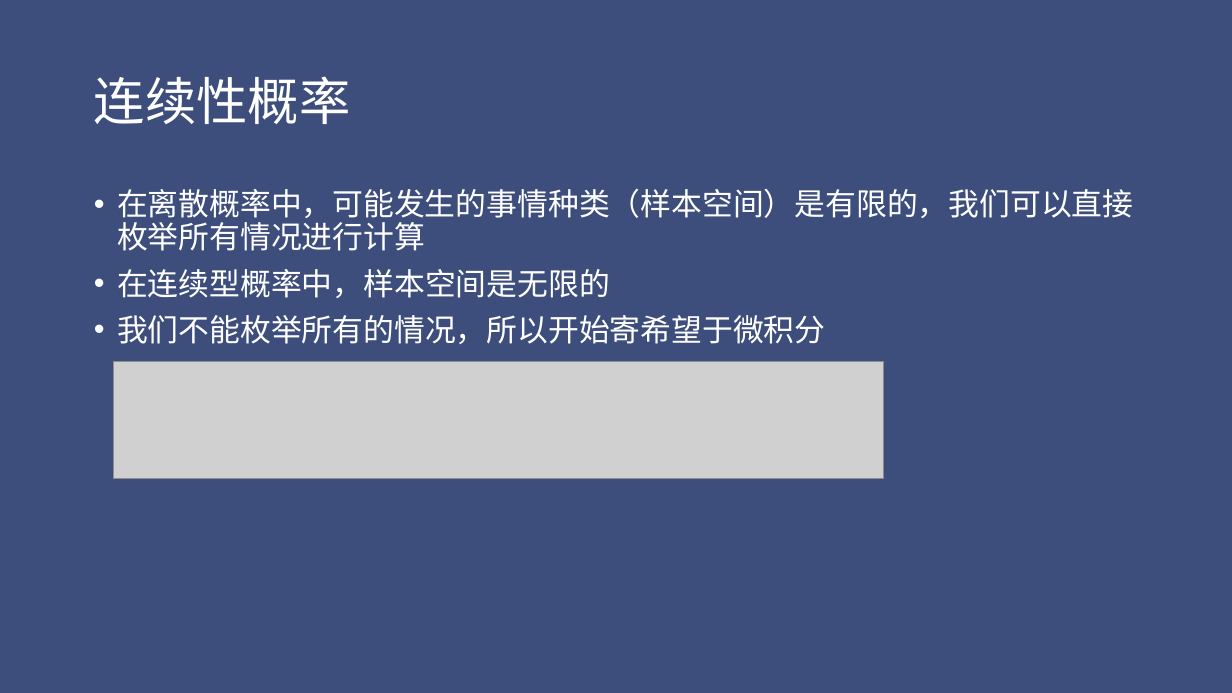
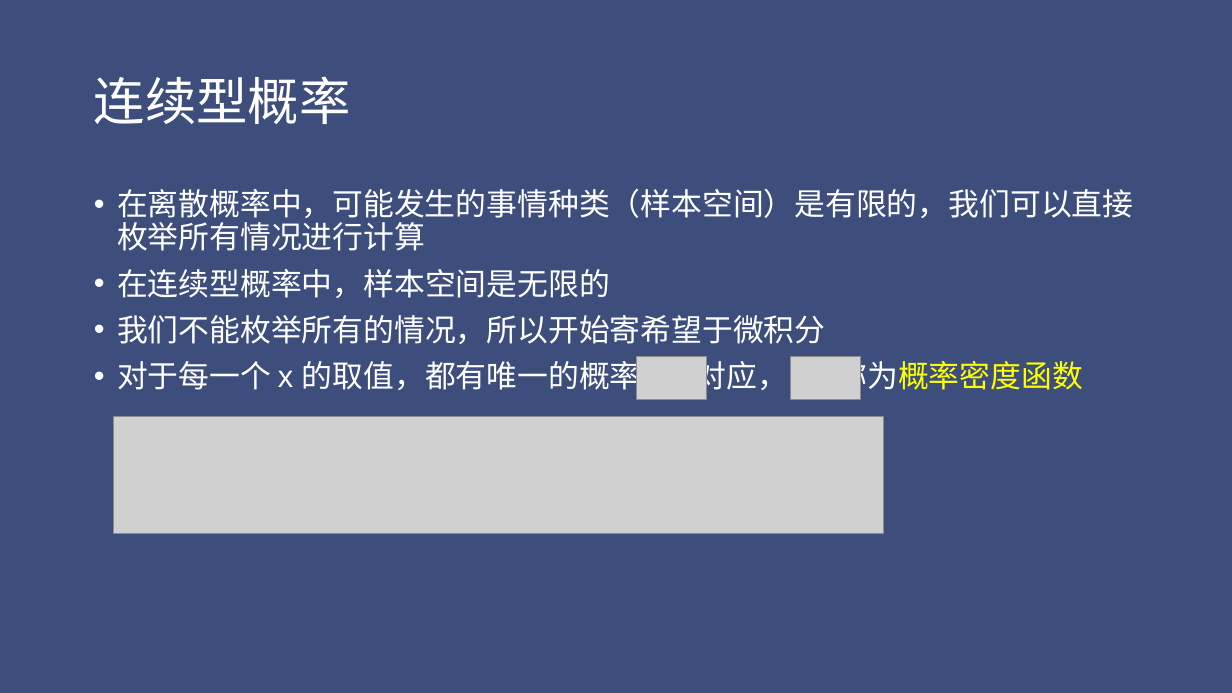
Before and after one commit to Chty-syq/OIblog, a slide deck: slide 47 of file/概率与期望.pptx (slide 32 before the commit). Drawn at 1232x693 pixels with LibreOffice and Linux fonts; fonts in the diff are those of the drawing; grey boxes stand for pictures. Boxes give left, top, right and bottom in pixels: in the first picture for what was removed or moved away, otherwise in the second. Text is boxed around its words. In the diff, an @@ line names an element or a change of style, - is before the commit and + after.

```diff
--- a/file/概率与期望.pptx
+++ b/file/概率与期望.pptx
@@ title at [94, 76, 350, 124]: text changed @@
-连续性概率
+连续型概率
@@ text at [117, 356, 1083, 396]: paragraph added @@
+• 对于每一个 x 的取值，都有唯一的概率 对应， 称为概率密度函数
@@ picture added at [637, 357, 706, 399] @@
@@ picture added at [791, 357, 860, 399] @@
@@ picture: place and size @@
-picture at [114, 361, 884, 479]
+picture at [114, 416, 884, 533]
```
Also in this commit, not shown: 9 other slides changed, 44 slides added, 3 other files.
